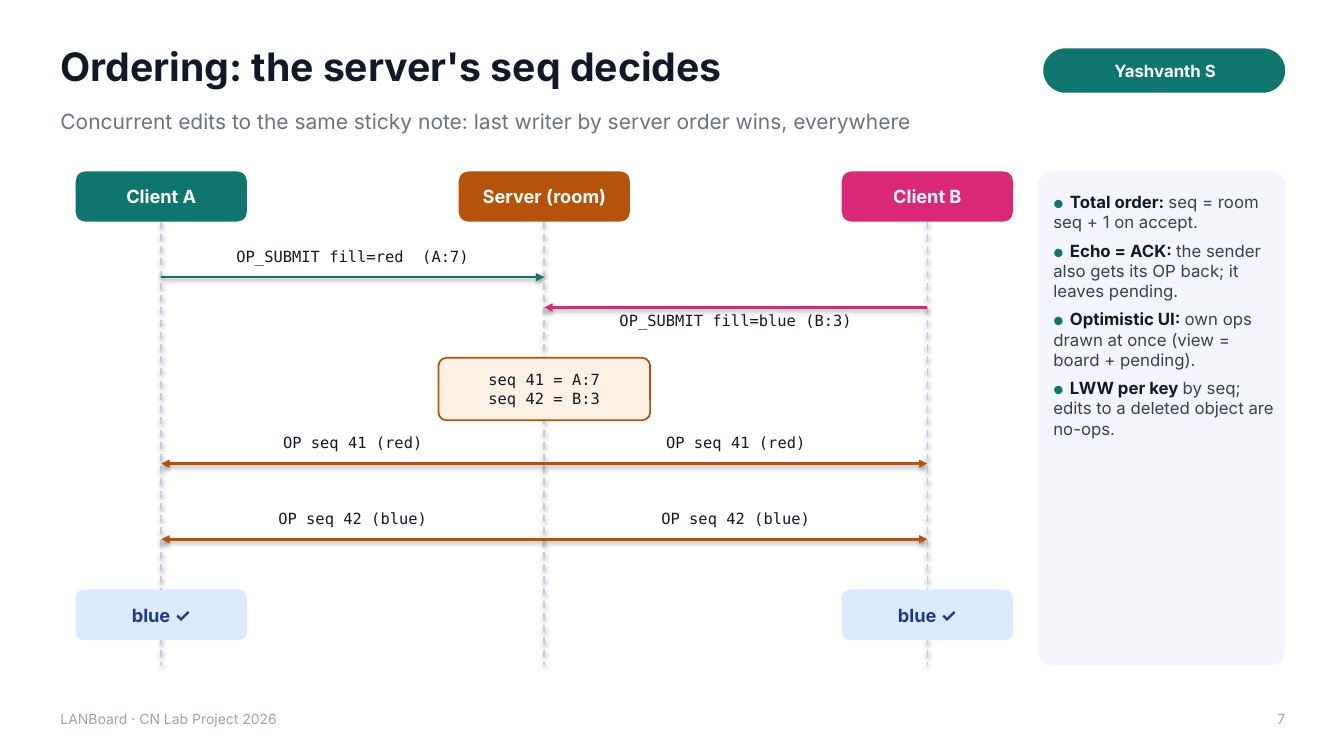
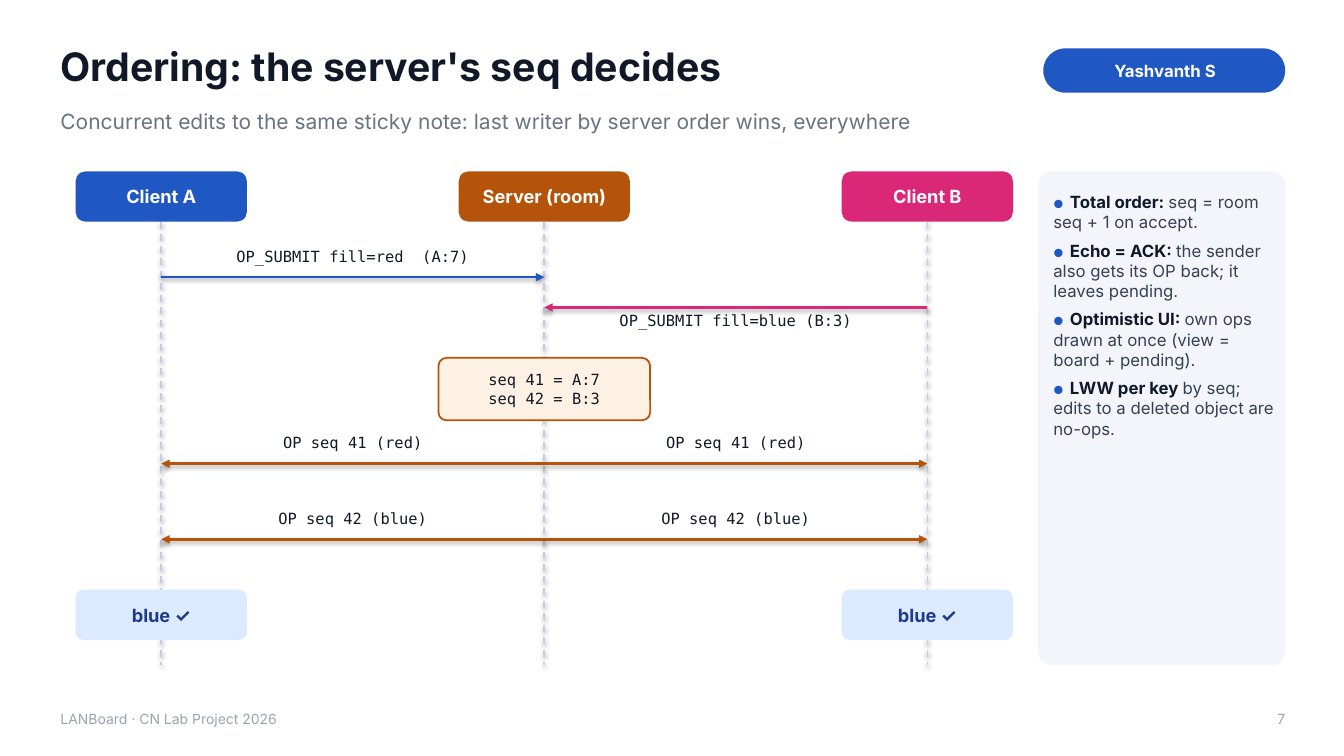
Before and after one commit to YashvanthSankar/cn-course-project, a slide deck: slide 7 of docs/LANBoard_Presentation.pptx. Drawn at 1344x756 pixels with LibreOffice and Linux fonts; fonts in the diff are those of the drawing. Boxes give left, top, right and bottom in pixels: in the first picture for what was removed or moved away, otherwise in the second. Text is boxed around its words. In the diff, an @@ line names an element or a change of style, - is before the commit and + after.

Commit message:
ui+docs: professional cobalt-blue and slate palette
Replaces the teal accent with a muted cobalt blue (#1f57c3 light,
#3b7be8 dark) on slate greys, a navy connect-screen panel, and amber kept
as the small second colour. Logo/icon, PDF styles, diagrams and the deck
follow; the 22 screenshots were retaken and the PDF and PPTX rebuilt.

```diff
--- a/docs/LANBoard_Presentation.pptx
+++ b/docs/LANBoard_Presentation.pptx
@@ rounded rectangle "Yashvanth S" at (1044, 48, 1286, 93): fill #0F766E to #1F57C3 @@
@@ rounded rectangle "Client A" at (76, 171, 247, 222): fill #0F766E to #1F57C3 @@
@@ text "● Total order: seq = ..." at (1053, 195, 1274, 439): text colour #0F766E to #1F57C3 in "●", "●", "●", "●" @@
@@ arrow (161, 277) - (544, 277): stroke #0F766E 1.75 pt to #1F57C3 1.75 pt @@
```
Also in this commit, not shown: 21 other slides changed, 38 other files.
